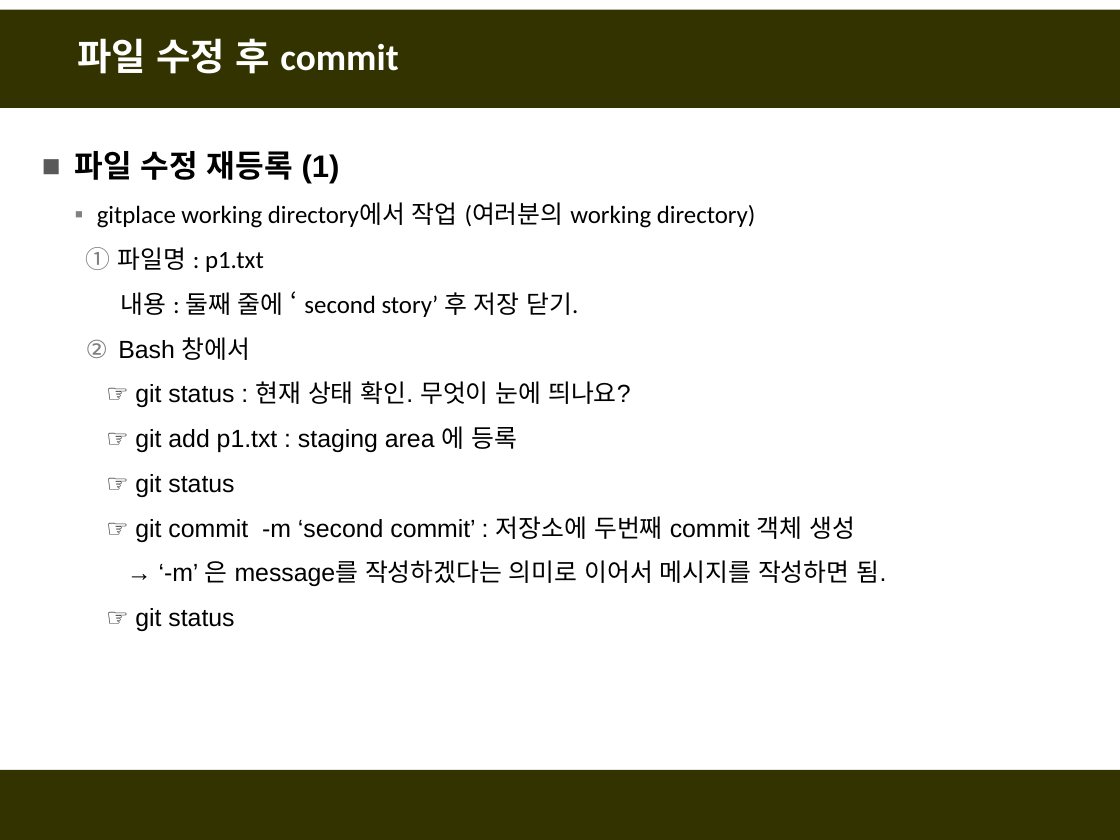
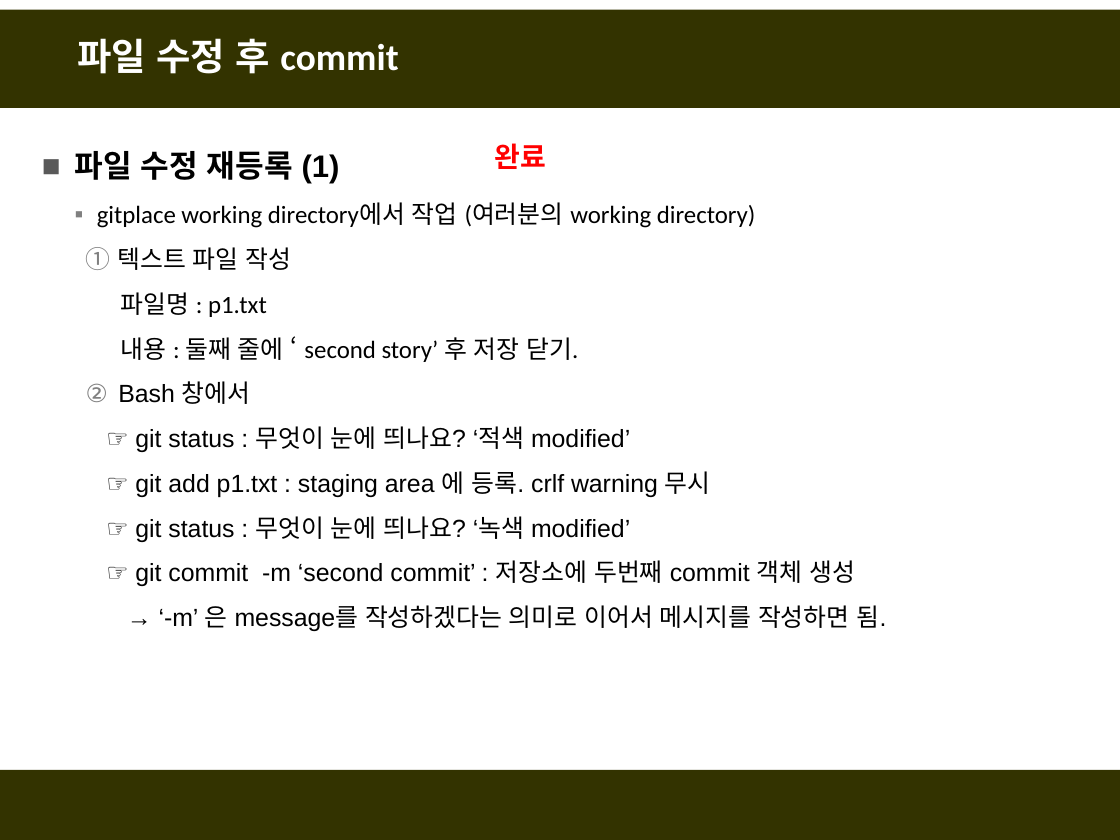
Before and after one commit to fasthill/github-lecture, a slide deck: slide 17 of git및github첫걸음.pptx. Drawn at 1120x840 pixels with LibreOffice and Linux fonts; fonts in the diff are those of the drawing. Boxes give left, top, right and bottom in pixels: in the first picture for what was removed or moved away, otherwise in the second. Text is boxed around its words. In the diff, an @@ line names an element or a change of style, - is before the commit and + after.

```diff
--- a/git및github첫걸음.pptx
+++ b/git및github첫걸음.pptx
@@ text added at [494,143,546,169], 18 pt, text #FF0000, bold @@
+완료
@@ text at [117,247,291,270]: paragraph added @@
+  1. 텍스트 파일 작성
@@ text at [120,292,267,317]: bullet circleNumDbPlain to none @@
@@ text at [135,426,711,542]: text changed @@
-  ☞ git status : 현재 상태 확인. 무엇이 눈에 띄나요?
-  ☞ git add p1.txt : staging area 에 등록
-  ☞ git status
+  ☞ git status : 무엇이 눈에 띄나요? ‘적색 modified’
+  ☞ git add p1.txt : staging area 에 등록. crlf warning 무시
+  ☞ git status : 무엇이 눈에 띄나요? ‘녹색 modified’
@@ text at [135,608,234,631]: paragraph removed @@
-  ☞ git status
```
Also in this commit, not shown: 12 other slides changed, 4 slides added.
